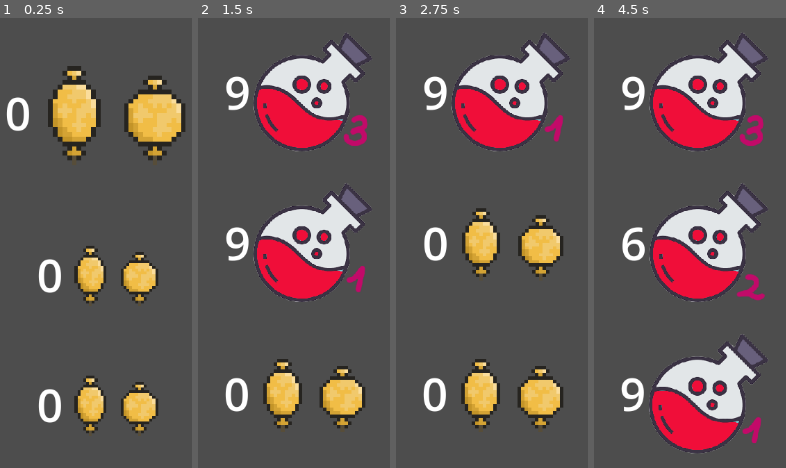
Above: before the commit, frames 1-4 (left to right).
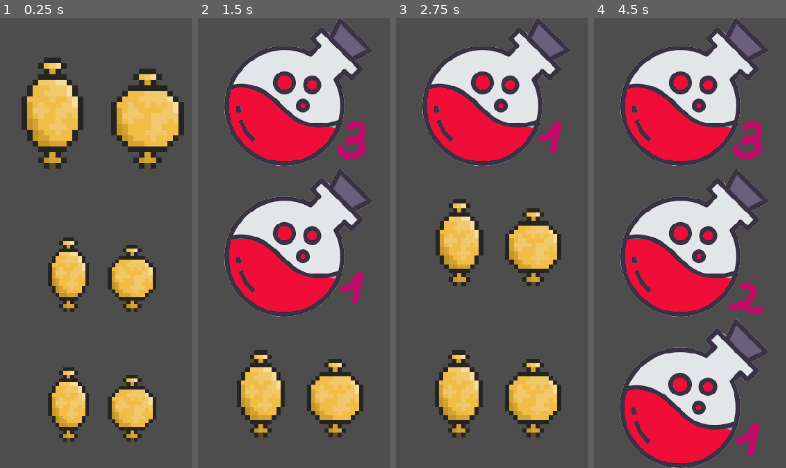
Above: after the commit, the same moments.

Repository: SamuelRodriguesMGR/wild-jam-77
Game: Godot game, scene res://_mechanic_tests/test_potions_slots.tscn
The game is run twice, just before and just after one commit, with the same random seed, the same clock (stepped at 60 frames per second) and the same inputs. This scene is started directly instead of the project's main scene.
Inputs (mouse positions are in pixels of both pictures, inside the frame that each line leads up to):
- Up to frame 1 (0.25 s): no input
- Up to frame 2 (1.5 s): tap Enter at 0.5 s; move the mouse to (outside the picture) at 0.52 s; press the mouse at (outside the picture) at 0.53 s; hold Right (ui_right) 0.53-1.28 s; tap Space (transform) at 1.25, 1.35 s; move the mouse to (outside the picture) at 1.27 s; release the mouse at (outside the picture) at 1.28 s; hold Down (ui_down) from 1.28 s (still down)
- Up to frame 3 (2.75 s): tap Enter at 2 s; move the mouse to (576, 144) at 2.02 s; release Down (ui_down) at 2.03 s; press the mouse at (576, 144) at 2.03 s; hold Right (ui_right) from 2.03 s (still down)
- Up to frame 4 (4.5 s): tap Space (transform) at 2.75, 2.85, 4.25, 4.35 s; move the mouse to (653, 333) at 2.77 s; release Right (ui_right) at 2.78 s; release the mouse at (653, 333) at 2.78 s; hold Up (ui_up) 2.78-3.53 s; tap Enter at 3.5 s; move the mouse to (outside the picture) at 3.52 s; press the mouse at (outside the picture) at 3.53 s; hold Left (ui_left) from 3.53 s (still down); move the mouse to (outside the picture) at 4.27 s; release the mouse at (outside the picture) at 4.28 s

The runs differ from the first frame. In frame 1, 22% of the frame differs, in the area x 3-97%, y 8-95%; in frame 2, 30%; in frame 3, 26%; in frame 4, 34%, in the area x 13-91%, y 0-100%.

Commit message:
Интеграция potion_slots в Character

Diff:
--- a/other_scripts/classes/potion_slots.gd
+++ b/other_scripts/classes/potion_slots.gd
@@ -15,6 +15,8 @@
 		_slots_size = 2
 	for i: int in _slots_size:
 		potions.append(null_potion)
+
+func _ready() -> void:
 	potion_slots_updated.emit(potions)
 
 func put_potion_in(potion: Potion) -> void:
--- a/scenes/Characters/character.gd
+++ b/scenes/Characters/character.gd
@@ -9,6 +9,8 @@
 @onready var hurtbox_shape     : CollisionShape3D = $HurtBox/Collision
 @onready var info_label        : Label3D = $Info
 @onready var hp_label          : Label3D = $HP
+@onready var potion_slots_ui   : PotionSlotsUI = $PotionSlotsUI
+
 
 # таймеры
 @onready var attack_cooldown: Timer = $Timers/attack_cooldown
@@ -27,6 +29,7 @@
 var is_attack_ready:bool = true
 var is_transform_ready:bool = true
 
+var _potions_slots: PotionSlots
 
 func _enter_tree() -> void:
 	set_multiplayer_authority(name.to_int())
@@ -35,6 +38,7 @@
 	if is_multiplayer_authority():
 		camera.make_current()
 		position.y = 1
+	_init_potions_slots()
 
 func _physics_process(_delta: float) -> void:
 
@@ -171,3 +175,8 @@
 		return result.position
 	else:
 		return Vector3(0,0,0)
+
+func _init_potions_slots() -> void:
+	_potions_slots = PotionSlots.new()
+	_potions_slots.potion_slots_updated.connect(potion_slots_ui._on_potion_slots_updated)
+	_potions_slots.potion_slots_updated.emit(_potions_slots.potions)
--- a/scenes/Characters/character.tscn
+++ b/scenes/Characters/character.tscn
@@ -1,9 +1,10 @@
-[gd_scene load_steps=26 format=3 uid="uid://b148v0hljqloo"]
+[gd_scene load_steps=27 format=3 uid="uid://b148v0hljqloo"]
 
 [ext_resource type="Script" path="res://scenes/Characters/character.gd" id="1_tyh0l"]
 [ext_resource type="Texture2D" uid="uid://cthqhwhjx6enb" path="res://assets/Character/spritesheet.png" id="2_aodx6"]
 [ext_resource type="Script" path="res://other_scripts/classes/HurtBox.gd" id="2_uv78p"]
 [ext_resource type="Script" path="res://other_scripts/classes/HitBox.gd" id="3_rghfa"]
+[ext_resource type="PackedScene" uid="uid://bg426csj280av" path="res://scenes/UI/potions_slots/potion_slots_ui.tscn" id="5_uoo61"]
 
 [sub_resource type="SceneReplicationConfig" id="SceneReplicationConfig_1qept"]
 properties/0/path = NodePath(".:position")
@@ -415,6 +416,13 @@
 text = "12345"
 font_size = 80
 
+[node name="PotionSlotsUI" parent="." instance=ExtResource("5_uoo61")]
+anchors_preset = -1
+anchor_left = 0.864583
+anchor_top = 0.00308642
+anchor_bottom = 0.313272
+metadata/_edit_use_anchors_ = true
+
 [connection signal="timeout" from="Timers/attack_duration" to="." method="_on_attack_duration_timeout"]
 [connection signal="timeout" from="Timers/attack_cooldown" to="." method="_on_attack_cooldown_timeout"]
 [connection signal="timeout" from="Timers/transform_duration" to="." method="_on_transform_duration_timeout"]
--- /dev/null
+++ b/scenes/UI/Main/in_game_ui_layer.tscn
@@ -0,0 +1,3 @@
+[gd_scene format=3 uid="uid://c1pjfljor3o6"]
+
+[node name="InGameUiLayer" type="CanvasLayer"]
--- a/scenes/UI/potions_slots/potion_slot.gd
+++ b/scenes/UI/potions_slots/potion_slot.gd
@@ -1,12 +1,10 @@
 class_name PotionSlot
 extends AspectRatioContainer
 
-@onready var timer_time: Label = %TimerTime
 @onready var potion_texture: TextureRect = %PotionTexture
 
 var potion: Potion
 
 func init_slot_with_potion(_potion: Potion) -> void:
 	potion = _potion
-	timer_time.text = str(potion.time_to_use)
 	potion_texture.texture = potion.icon
--- a/scenes/UI/potions_slots/potion_slot.tscn
+++ b/scenes/UI/potions_slots/potion_slot.tscn
@@ -16,12 +16,6 @@
 [node name="SlotStructure" type="HBoxContainer" parent="."]
 layout_mode = 2
 
-[node name="TimerTime" type="Label" parent="SlotStructure"]
-unique_name_in_owner = true
-layout_mode = 2
-theme_override_font_sizes/font_size = 66
-text = "15"
-
 [node name="PotionTexture" type="TextureRect" parent="SlotStructure"]
 unique_name_in_owner = true
 layout_mode = 2
